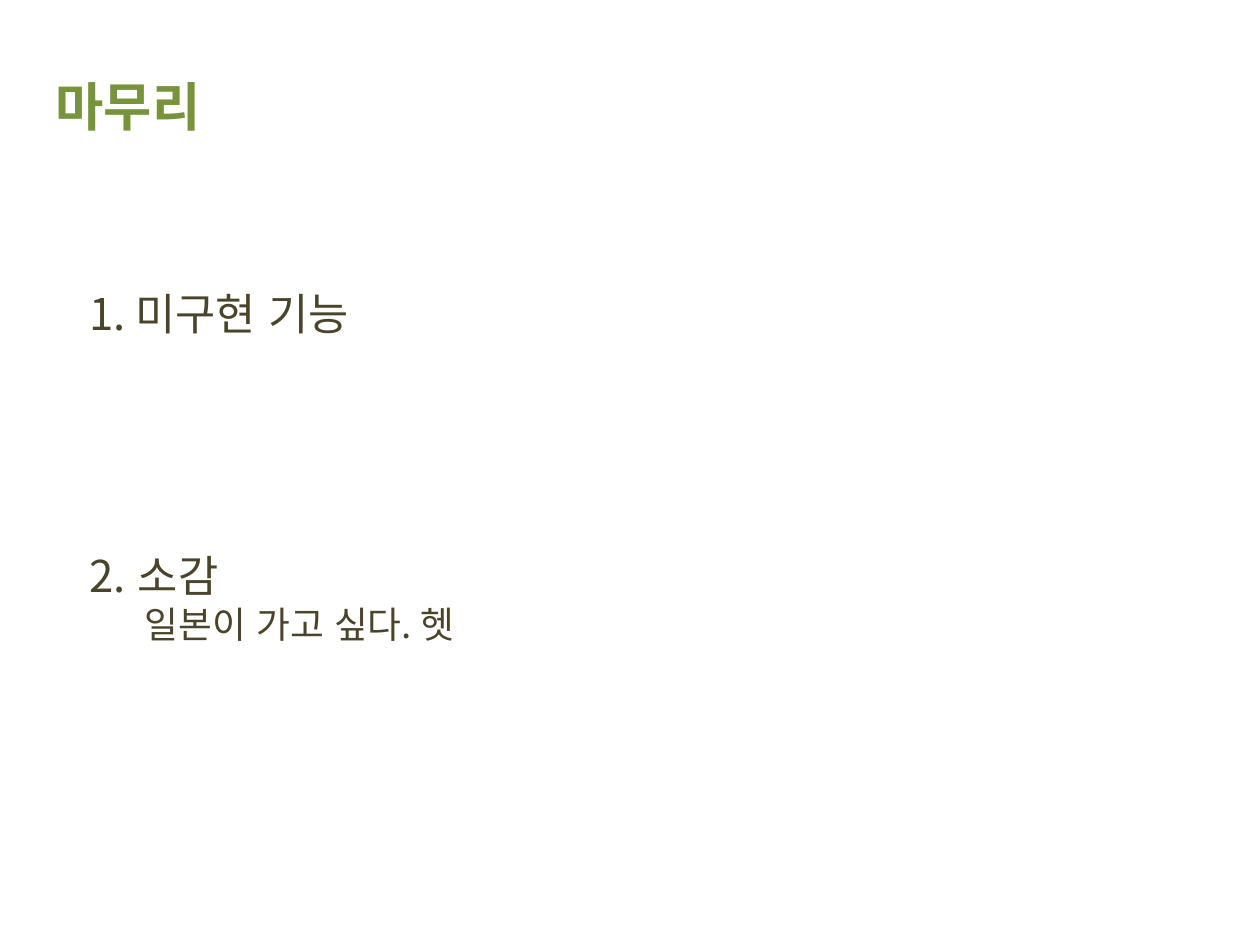
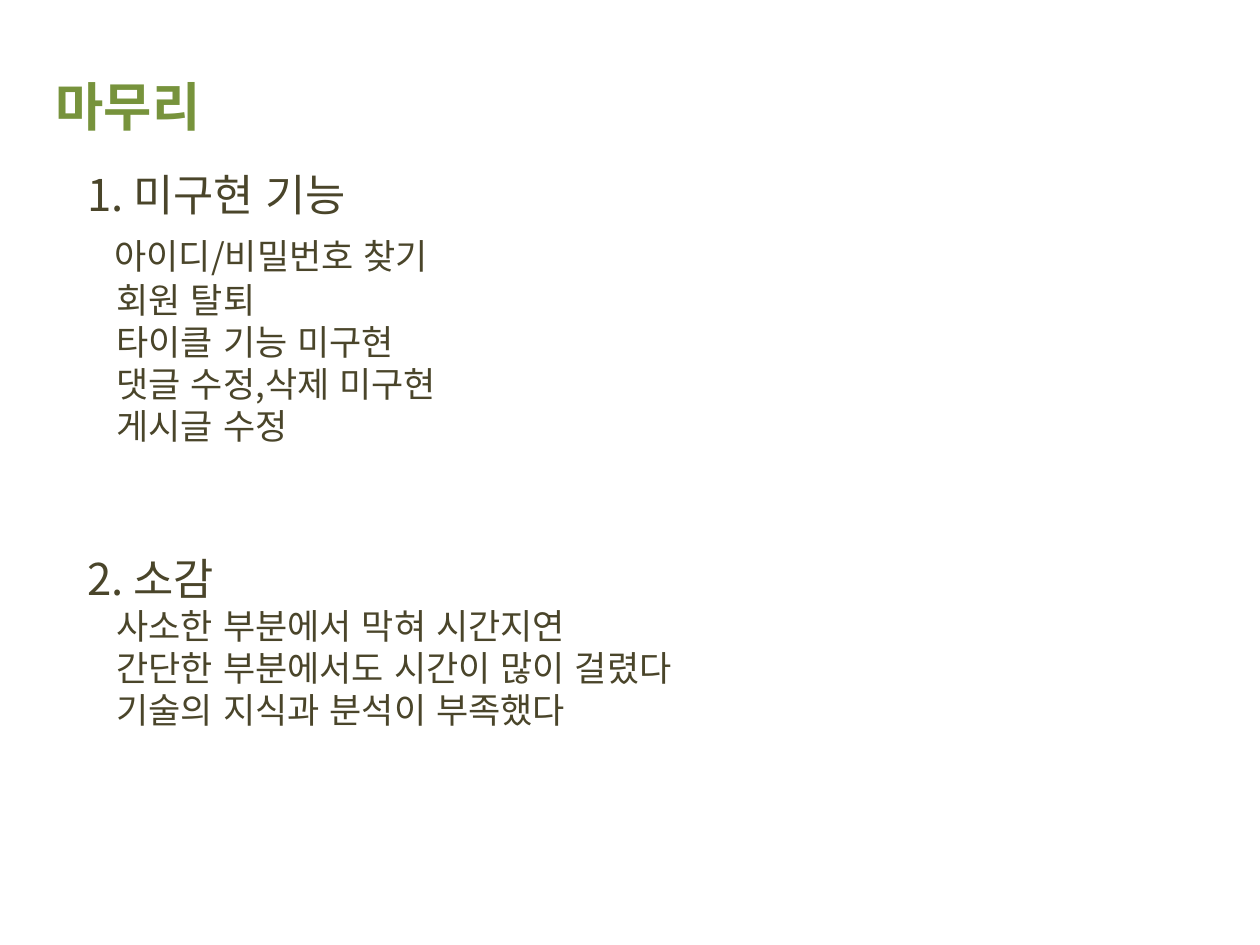
Before and after one commit to dta987/WebProject, a slide deck: slide 26 of WebContent/common/발표yamamanPPT.pptx (slide 21 before the commit). Drawn at 1260x945 pixels with LibreOffice and Linux fonts; fonts in the diff are those of the drawing; background and template pictures are left out. Boxes give left, top, right and bottom in pixels: in the first picture for what was removed or moved away, otherwise in the second. Text is boxed around its words. In the diff, an @@ line names an element or a change of style, - is before the commit and + after.

```diff
--- a/WebContent/common/발표yamamanPPT.pptx
+++ b/WebContent/common/발표yamamanPPT.pptx
@@ text "미구현 기능": place and size @@
-text "미구현 기능" at bbox=[136, 294, 454, 641]
+text "미구현 기능" at bbox=[87, 175, 672, 726]
@@ text at bbox=[87, 240, 672, 726]: text changed; size 21 to 20 pt @@
-2. 소감
-  일본이 가고 싶다. 헷
+아이디/비밀번호 찾기
+회원 탈퇴
+타이클 기능 미구현
+댓글 수정,삭제 미구현
+게시글 수정
+2. 소감
+사소한 부분에서 막혀 시간지연
+간단한 부분에서도 시간이 많이 걸렸다
+기술의 지식과 분석이 부족했다
```
Also in this commit, not shown: 6 other slides changed, 8 slides added, 3 slides removed, 21 other files.
